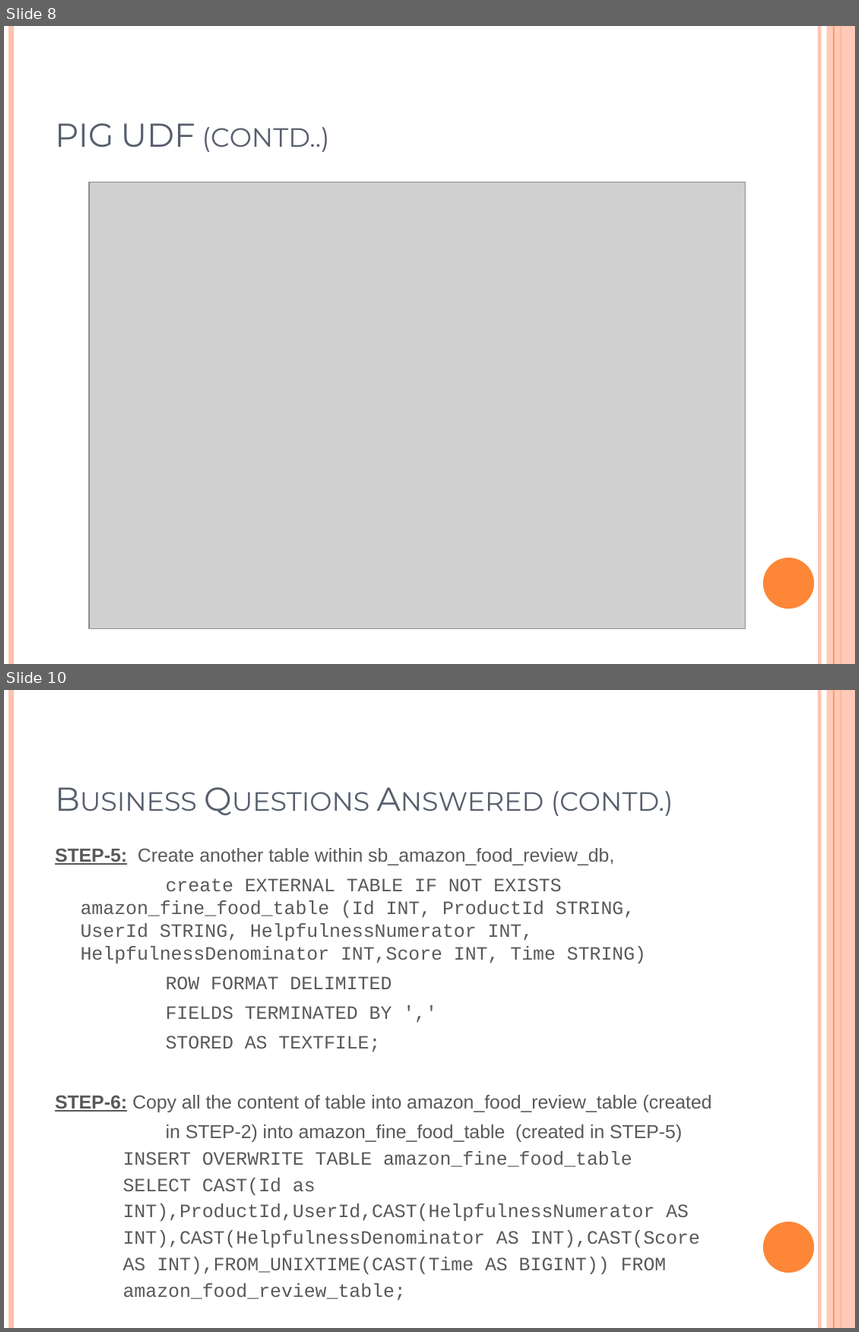
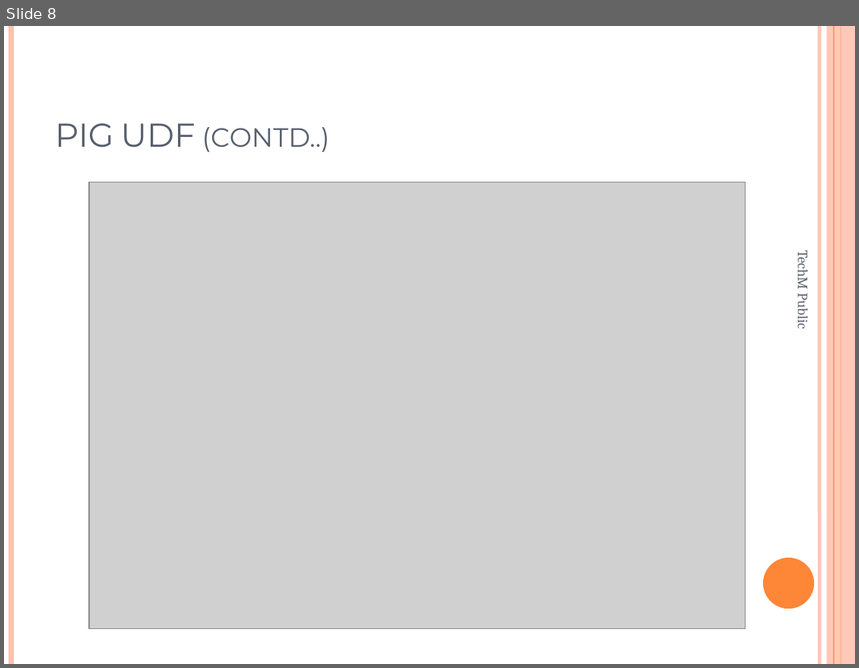
Before and after one commit to Shubhro27/Case-Studies, a slide deck: Analyzing_World_Data_using PIG.pptx. Shown one above the other, each under a label of ours: slides 8 and 10 before the commit, slide 8 after it; the slides between them are not shown. The pictures are 859x1332 and 859x668 pixels, drawn with LibreOffice and Linux fonts; fonts in the diff are those of the drawing; grey boxes stand for pictures. Boxes give left, top, right and bottom in pixels: in the first picture for what was removed or moved away, otherwise in the second. Text is boxed around its words. In the diff, an @@ line names an element or a change of style, - is before the commit and + after.

```diff
--- a/Analyzing_World_Data_using PIG.pptx
+++ b/Analyzing_World_Data_using PIG.pptx
@@ slide 10 removed at <box>4,690,855,1328</box>, background #FFFFFF; not listed: 6 template elements that a slide beside it also shows @@
@@ title removed at <box>551,791,674,816</box> @@
-Business Questions Answered (contd.)
@@ text removed at <box>55,848,712,1301</box> @@
-STEP-5: Create another table within sb_amazon_food_review_db,
-create EXTERNAL TABLE IF NOT EXISTS amazon_fine_food_table (Id INT, ProductId STRING, UserId STRING, HelpfulnessNumerator INT, HelpfulnessDenominator INT,Score INT, Time STRING)
-ROW FORMAT DELIMITED
-FIELDS TERMINATED BY ','
-STORED AS TEXTFILE;
-STEP-6: Copy all the content of table into amazon_food_review_table (created
-in STEP-2) into amazon_fine_food_table (created in STEP-5)
-    INSERT OVERWRITE TABLE amazon_fine_food_table
-    SELECT CAST(Id as
-    INT),ProductId,UserId,CAST(HelpfulnessNumerator AS
-    INT),CAST(HelpfulnessDenominator AS INT),CAST(Score
-    AS INT),FROM_UNIXTIME(CAST(Time AS BIGINT)) FROM
-    amazon_food_review_table;
@@ slide 8 changed as well @@
@@ text added at <box>794,254,813,328</box>, 12 pt, text #575F6D @@
+TechM Public
```
Also in this commit, not shown: 14 other slides changed, 35 slides added, 6 other slides removed.
